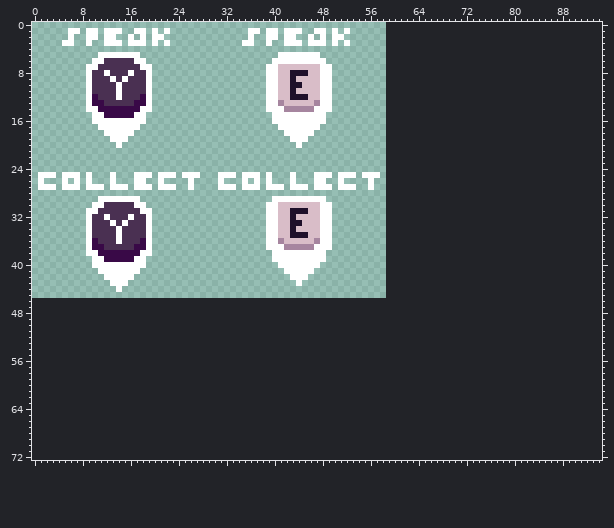
One commit to this pixel-art file: Assets/Sprites/UI/Interact-prompts.aseprite. The picture above is the old version.
59x46 pixels, 1 frame. The old version is drawn lined up with the new one, on the new canvas.
The result:
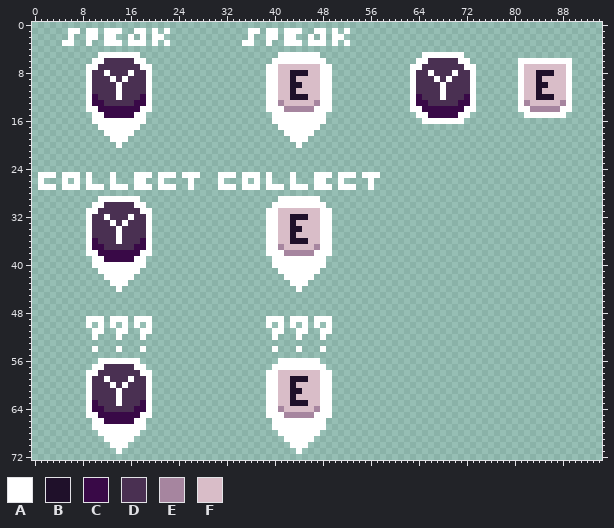
Palette (. is transparent): A #ffffff  B #1f102a  C #390947  D #4a3052  E #a6859f  F #d9bdc8
From old to new:
canvas 59x46 -> 95x73
Changed rows in their new state; - is an unchanged pixel.
first column x 63:
 5 --AAAAAAA------------------
 6 -AADDDDDAA--------AAAAAAAAA
 7 AADDDDDDDAA-------AFFFFFFFA
 8 ADDADDDADDA-------AFFBBBFFA
 9 ADDDADADDDA-------AFFBFFFFA
10 ADDDDADDDDA-------AFFBBFFFA
11 ADDDDADDDDA-------AFFBFFFFA
12 ACDDDADDDCA-------AFFBBBFFA
13 ACCDDDDDCCA-------AEFFFFFEA
14 AACCCCCCCAA-------AAEEEEEAA
15 -AACCCCCAA---------AAAAAAA-
16 --AAAAAAA------------------
first column x 39:
29 -.-------.-
30 .-AAAAAAA-.
31 ----FFF----
32 -----BB----
33 -----F-----
34 -----B-----
35 -----FF----
36 --F-BBB-F--
37 --EFFFFFE--
38 A--EEEEE--A
40 -A-------A-
41 --A-----A--
42 ---A---A---
43 ----A-A----
44 -----A-----
first column x 9:
49 AAA-AAA-AAA-------------------AAA-AAA-AAA
50 A-A-A-A-A-A-------------------A-A-A-A-A-A
51 -AA--AA--AA--------------------AA--AA--AA
52 -A---A---A---------------------A---A---A-
54 -A---A---A---------------------A---A---A-
56 --AAAAAAA-----------------------AAAAAAA--
57 -AADDDDDAA---------------------AAAAAAAAA-
58 AADDDDDDDAA-------------------AAFFFFFFFAA
59 ADDADDDADDA-------------------AAFFBBBFFAA
60 ADDDADADDDA-------------------AAFFBFFFFAA
61 ADDDDADDDDA-------------------AAFFBBFFFAA
62 ADDDDADDDDA-------------------AAFFBFFFFAA
63 ACDDDADDDCA-------------------AAFFBBBFFAA
64 ACCDDDDDCCA-------------------AAEFFFFFEAA
65 AACCCCCCCAA-------------------AAAEEEEEAAA
66 -AACCCCCAA---------------------AAAAAAAAA-
67 -AAAAAAAAA---------------------AAAAAAAAA-
68 --AAAAAAA-----------------------AAAAAAA--
69 ---AAAAA-------------------------AAAAA---
70 ----AAA---------------------------AAA----
71 -----A-----------------------------A-----
